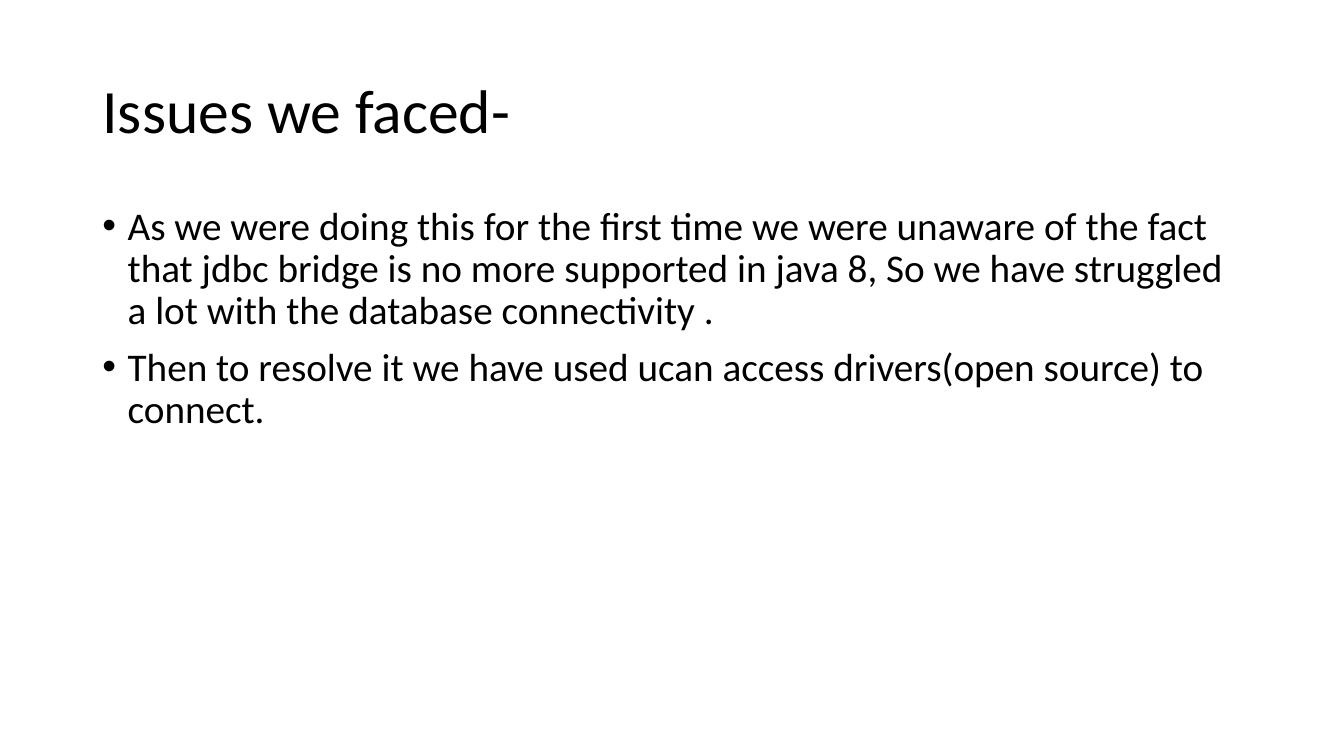
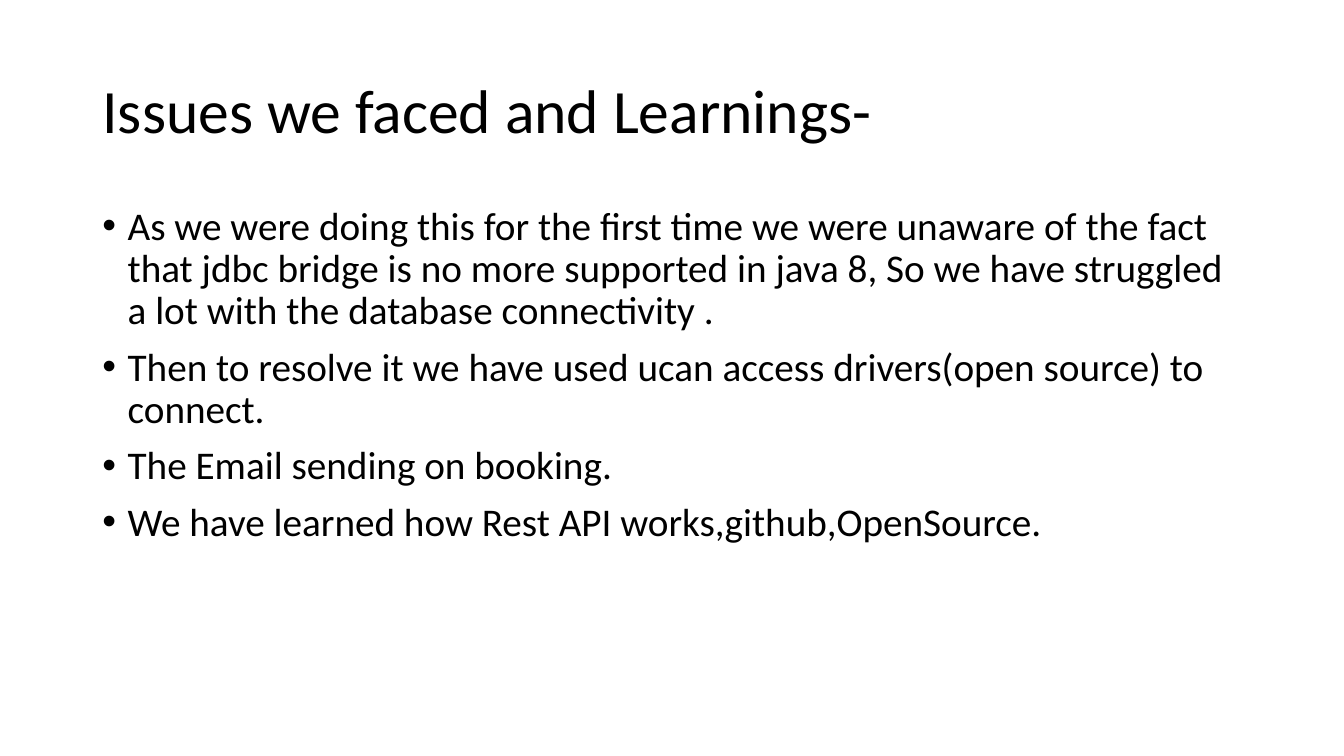
Before and after one commit to 01akanksha/AppartmentRater, a slide deck: slide 8 of ApartmentRater.pptx. Drawn at 1344x756 pixels with LibreOffice and Linux fonts; fonts in the diff are those of the drawing. Boxes give left, top, right and bottom in pixels: in the first picture for what was removed or moved away, otherwise in the second. Text is boxed around its words. In the diff, an @@ line names an element or a change of style, - is before the commit and + after.

Commit message:
Added ppt as pdf

```diff
--- a/ApartmentRater.pptx
+++ b/ApartmentRater.pptx
@@ title at [102, 90, 871, 144]: text changed @@
-Issues we faced-
+Issues we faced and Learnings-
@@ text at [128, 451, 1041, 543]: paragraphs added @@
+• The Email sending on booking.
+• We have learned how Rest API works,github,OpenSource.
```
Also in this commit, not shown: 2 other slides changed, 1 other file.
